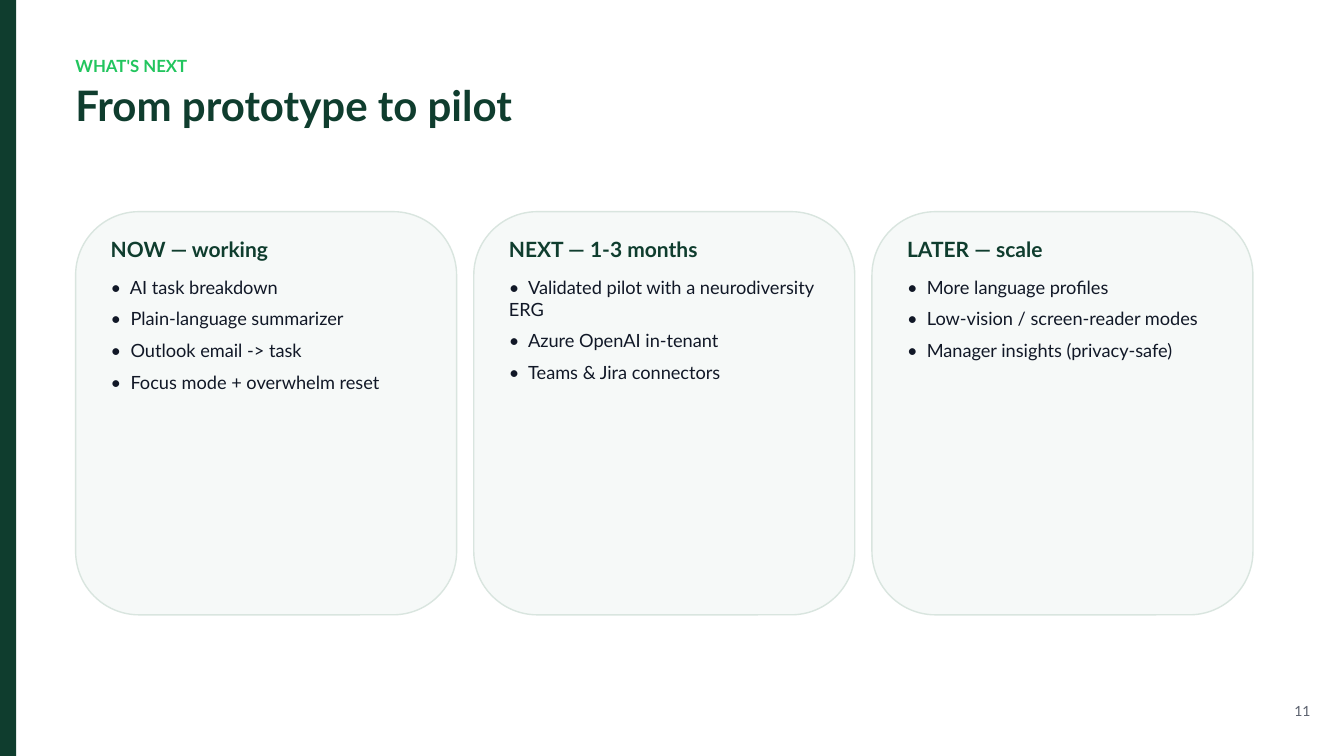
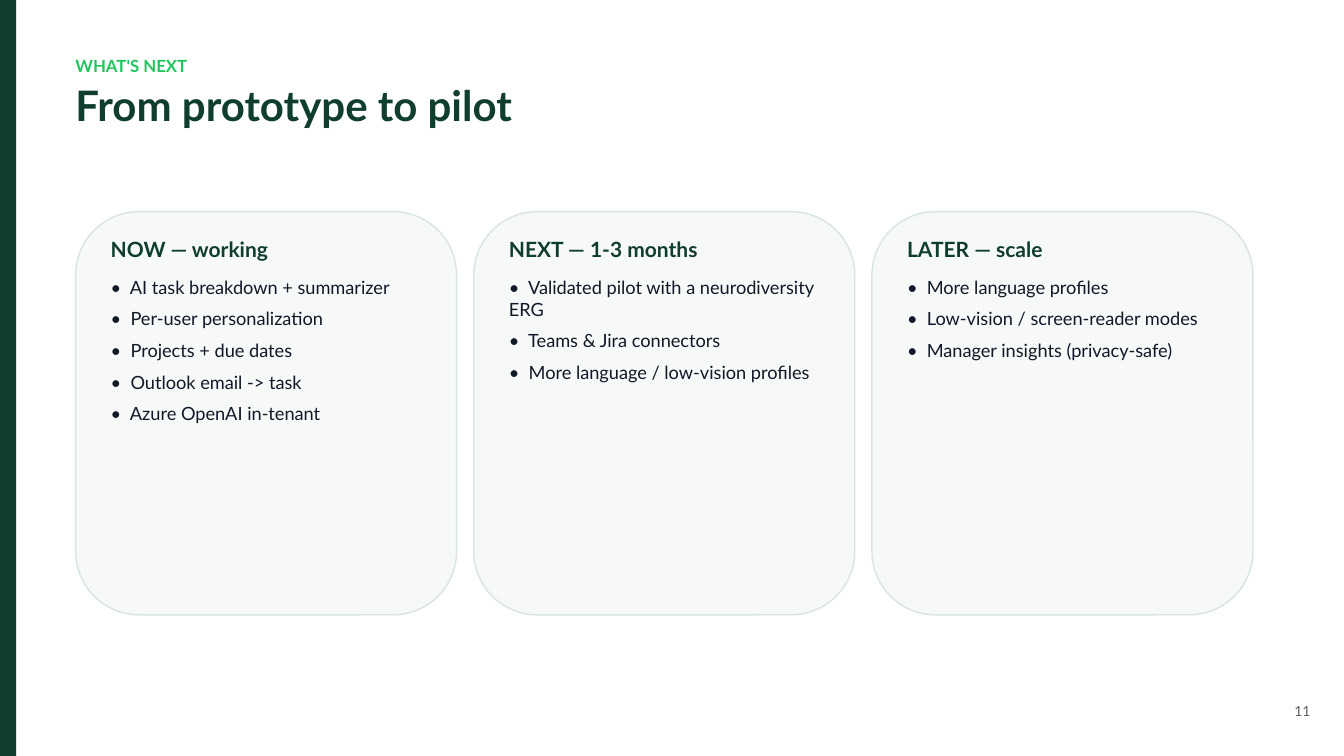
Before and after one commit to kumarsaransh55/NeuroSync, a slide deck: slide 11 of docs/NeuroSync-Jury-Pitch.pptx. Drawn at 1344x756 pixels with LibreOffice and Linux fonts; fonts in the diff are those of the drawing. Boxes give left, top, right and bottom in pixels: in the first picture for what was removed or moved away, otherwise in the second. Text is boxed around its words. In the diff, an @@ line names an element or a change of style, - is before the commit and + after.

Commit message:
feat: enhance Outlook integration and user experience
- Implemented "reduce motion" CSS for accessibility preferences.
- Refactored main rendering logic to handle Microsoft sign-in redirects more efficiently.
- Improved Outlook service with better token management and error handling.
- Added a blank HTML file for MSAL sign-in redirection.
- Created DashboardHome component for a user-friendly task overview.
- Developed FocusSession component for focused work sessions with a countdown timer.
- Introduced OnboardingModal for user personalization settings during signup.
- Added ProfileCompareModal to demonstrate adaptive output based on user profiles.
- Implemented text extraction utility for handling PDF and DOCX uploads.

```diff
--- a/docs/NeuroSync-Jury-Pitch.pptx
+++ b/docs/NeuroSync-Jury-Pitch.pptx
@@ text at (130, 280, 390, 361): text changed @@
-• AI task breakdown
-• Plain-language summarizer
+• AI task breakdown + summarizer
+• Per-user personalization
+• Projects + due dates
@@ text at (528, 333, 718, 350): paragraph removed @@
-• Azure OpenAI in-tenant
@@ text at (529, 365, 810, 383): paragraph added @@
+• More language / low-vision profiles
@@ text at (130, 406, 320, 423): text changed @@
-• Focus mode + overwhelm reset
+• Azure OpenAI in-tenant
```
Also in this commit, not shown: 3 other slides changed, 36 other files.
